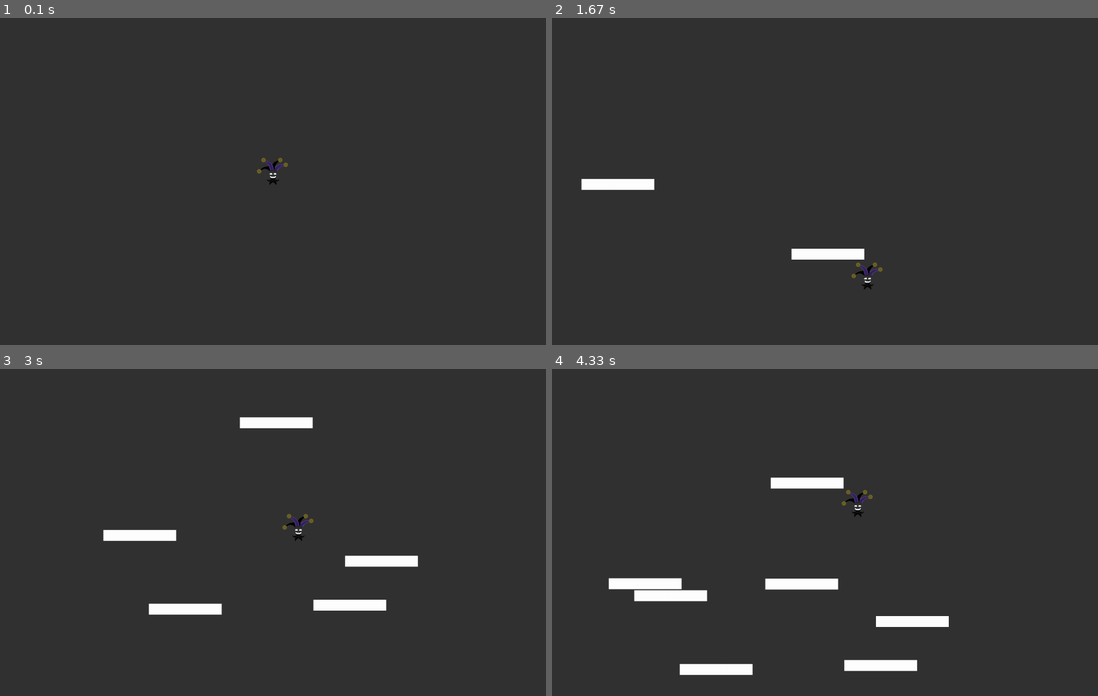
Above: before the commit, frames 1-4 (two rows, left to right).
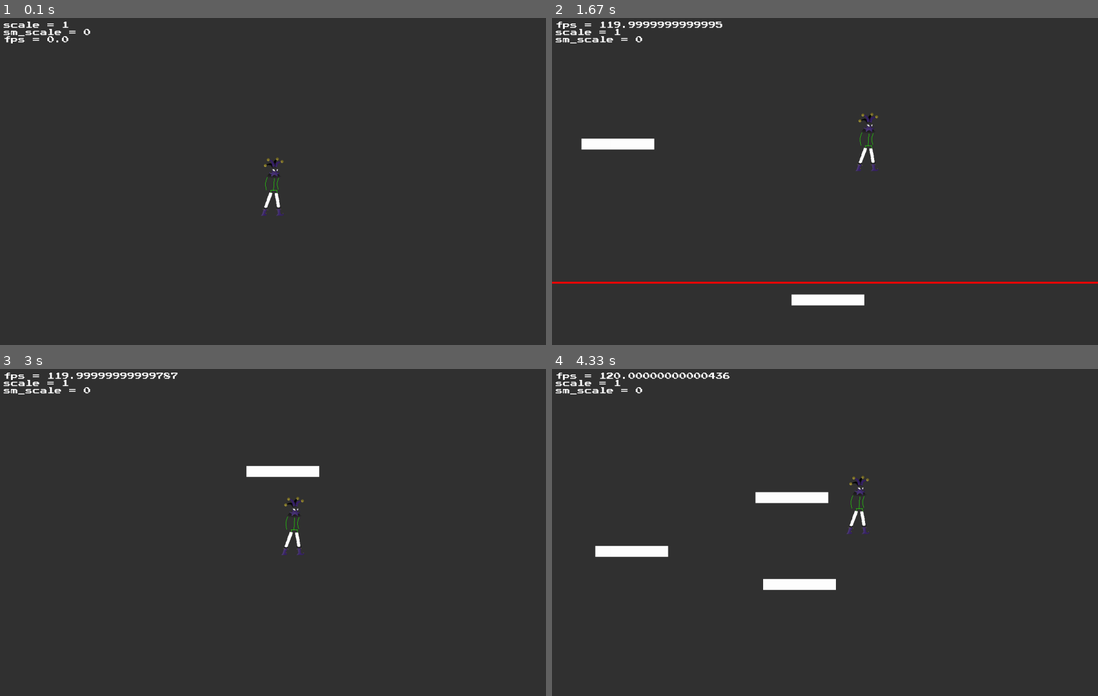
Above: after the commit, the same moments.

Repository: z4okolatka/PyGame-project
Game: pygame game, started from main.py
Two runs of this game, one before a commit and one after it. Both use one fixed random seed, a clock stepped at 60 frames per second and the inputs below.
Inputs (mouse positions are in pixels of both pictures, inside the frame that each line leads up to):
- Up to frame 1 (0.1 s): no input
- Up to frame 2 (1.67 s): hold D 0.33-0.8 s; move the mouse to (803, 194) at 0.37 s; click (693, 184) at 0.88 s; hold D 1.17-1.63 s; tap Space at 1.23, 1.53 s; click (879, 253) at 1.25 s
- Up to frame 3 (3 s): hold A 1.67-2.2 s; tap Space at 1.73, 2.03, 2.3, 2.6, 2.73 s; click (103, 607) at 1.75 s; hold A 2.23-2.63 s; click (338, 561) at 2.32 s; hold D from 2.67 s (still down); click (283, 421) at 2.75 s
- Up to frame 4 (4.33 s): tap Space at 3.03, 3.4, 3.7, 3.9, 4.2 s; release D at 3.3 s; hold A 3.33-3.8 s; click (628, 522) at 3.42 s; hold D 3.83-4.3 s; click (825, 571) at 3.92 s

The runs differ from the first frame. In frame 1, 0.6% of the frame differs, in the area x 0-53%, y 1-61%; in frame 2, 3.4%; in frame 3, 3.6%; in frame 4, 4.6%, in the area x 0-73%, y 1-94%.

Commit message:
rebuild collision algorithm

Diff:
--- a/main.py
+++ b/main.py
@@ -5,8 +5,8 @@
 from src.classes import render
 from src.classes import menu
 from src.classes import infoDisplay
-from src.classes import coordHelper
 from src.classes import roomBarrier
+from src.classes import objects
 from src.classes.utilites import *
 from pathlib import Path
 import src.setting as settings
@@ -26,7 +26,7 @@
         # objects and object gorups
         self.camera = screenCamera.ScreenCamera(self)
         self.player = player.Player(self)
-        self.barriers: dict[str: roomBarrier.Barrier] = {
+        self.boundaries: dict[str: roomBarrier.Barrier] = {
             'left': roomBarrier.Barrier(
                 (-self.camera.width, self.camera.centery), (5, self.camera.height * 3)),
             'right': roomBarrier.Barrier(
@@ -36,7 +36,7 @@
             'bottom': roomBarrier.Barrier(
                 (self.camera.width / 2, self.camera.centery * 4), (self.camera.width * 3, 5))
         }
-        self.collision_objects = [
+        [
             block.Block(
                 (-self.camera.width, self.camera.centery), (5, self.camera.height * 3)),
             block.Block(
@@ -64,11 +64,9 @@
                         self.paused = not self.paused
                 if event.type == pg.MOUSEWHEEL:
                     if event.y > 0:
-                        self.camera.scale = round(
-                            clamp(0.5, self.camera._scale + .1, 2), 1)
+                        self.camera.smooth_scale += .1
                     else:
-                        self.camera.scale = round(
-                            clamp(0.5, self.camera._scale - .1, 2), 1)
+                        self.camera.smooth_scale -= .1
                 if event.type == pg.WINDOWMOVED:
                     self.paused = True
 
@@ -84,6 +82,7 @@
             # game loop
             pg.display.flip()
             self.deltatime = self.clock.tick(self.FPS) / 1000
+            self.info.show('fps', self.clock.get_fps(), .01)
 
         pg.quit()
 
@@ -100,8 +99,7 @@
                 pos = (self.camera.x + event.pos[0] / self.camera.scale,
                        self.camera.y + event.pos[1] / self.camera.scale)
                 if event.button == 1:
-                    self.collision_objects.append(
-                        block.Block(pos, (200, 30)))
+                    block.Block(pos, (200, 30))
                 if event.button == 3:
                     self.player.center = pos
         self.player.update()
@@ -113,7 +111,7 @@
     def draw_game(self):
         self.camera.display.fill((50, 50, 50))
         self.render.draw_all()
-        self.render.draw(self.barriers.values())
+        self.render.draw(self.boundaries.values())
 
     def draw_menu(self):
         self.menu.draw(self.camera.display)
--- a/src/classes/block.py
+++ b/src/classes/block.py
@@ -1,10 +1,11 @@
 import pygame as pg
-from src.classes import coordHelper
+from src.classes.objects import collidableObject
 
 
-class Block(pg.sprite.Sprite, coordHelper.FloatCords):
+class Block(pg.sprite.Sprite, collidableObject):
     def __init__(self, centerpos, size):
         super().__init__()
+        collidableObject.__init__(self)
 
         self.image = pg.Surface(size)
         self.image.fill('white')
--- /dev/null
+++ b/src/classes/objects.py
@@ -0,0 +1,24 @@
+import pygame as pg
+from src.classes.coordHelper import FloatCords
+
+
+class collidableObject(FloatCords):
+    __refs__ = []
+
+    @classmethod
+    def get_refs(cls):
+        return cls.__refs__
+
+    @classmethod
+    def check_all_collisions(cls, sprite):
+        return list(object_ for object_ in cls.__refs__ if object_.colliding(sprite))
+
+    def colliding(self, sprite):
+        return self.rect.colliderect(sprite)
+
+    def __init__(self):
+        super().__init__()
+        collidableObject.__refs__.append(self)
+
+    def destroy(self):
+        self.__class__.__refs__.remove(self)
--- a/src/classes/player.py
+++ b/src/classes/player.py
@@ -2,18 +2,21 @@
 import src.setting as settings
 from src.classes import coordHelper
 from src.classes import animation
+from src.classes.objects import collidableObject
 from pathlib import Path
 import main
 
 
-class Player(pg.sprite.Sprite, coordHelper.FloatCords, animation.Animation):
+class Player(pg.sprite.Sprite, coordHelper.FloatCords):
     def __init__(self, game, cords=None):
         super().__init__()
         self.game: main.Game = game
 
         # image and rect
-        animation.Animation.__init__(self, Path.cwd() / 'src/sprites/player.gif')
+        # animation.Animation.__init__(self, Path.cwd() / 'src/sprites/player.gif')
         self.image: pg.Surface
+        self.image = pg.image.load(Path.cwd() / 'src/sprites/player.png')
+        self._facing = 'right'
         self.rect = self.image.get_rect()
 
         # float coordinates
@@ -26,6 +29,7 @@
                 display.get_height() // 2 - self.rect.height // 2
             ))
 
+        # speed and position
         self.x = self.rect.x
         self.y = self.rect.y
         self.vx = 0
@@ -44,6 +48,7 @@
 
         # attributes
         self._lastKeyboard = pg.key.get_pressed()
+        self.max_zoom_out = .5
 
     def keydown(self, key, pressed):
         """Returns true if key was just pressed"""
@@ -57,6 +62,7 @@
         self.normalize_horizontal_speed()
         self.move_x()
         self.horizontal_collision()
+        self.rotate_image()
 
         self.vertical_movement(kb)
         self.normalize_vertical_speed()
@@ -64,9 +70,6 @@
         self.vertical_collision()
 
         self._lastKeyboard = kb
-
-        # animation of sprite
-        self.animationTime += self.game.deltatime * 1000
 
     def horizontal_movement(self, keyboard):
         if self.keydown(pg.K_d, keyboard) or self.keydown(pg.K_a, keyboard):
@@ -92,28 +95,31 @@
         self.x += self.vx * self.game.deltatime
         self.rect.x = round(self.x)
 
+    def rotate_image(self):
+        if self.vx > 0:
+            self.facing = 'right'
+        elif self.vx < 0:
+            self.facing = 'left'
+
     def horizontal_collision(self):
-        for sprite in self.game.collision_objects:
-            if sprite.rect.colliderect(self.rect):
-                # climbing on small ledges
-                if self.rect.bottom - sprite.rect.top <= 20 and abs(self.vy) <= 300:
-                    self.bottom = sprite.rect.top
-                    break
-
+        for sprite in collidableObject.check_all_collisions(self):
+            # climbing on small ledges
+            if self.rect.bottom - sprite.rect.top <= 20 and abs(self.vy) <= 300:
+                self.bottom = sprite.rect.top
+            else:
                 if self.rect.centerx <= sprite.rect.centerx and self.vx > 0:
                     self.right = sprite.rect.left
                     self.vx = 0
                 elif self.rect.centerx > sprite.rect.centerx and self.vx < 0:
                     self.left = sprite.rect.right
                     self.vx = 0
-                break
 
         self.rect.x = round(self.x)
 
     def vertical_movement(self, keyboard):
         if self.keydown(pg.K_SPACE, keyboard) and self.jump_num:
             self.vy = -self.jump_initial_speed
-            self.jump_num -= 1
+            # self.jump_num -= 1
         self.vy += self.gravity * self.game.deltatime
 
     def normalize_vertical_speed(self):
@@ -127,15 +133,25 @@
         self.rect.y = round(self.y)
 
     def vertical_collision(self):
-        for sprite in self.game.collision_objects:
-            if sprite.rect.colliderect(self.rect):
-                if self.rect.centery < sprite.rect.centery and self.vy > 0:
-                    self.vy = 0
-                    self.bottom = sprite.rect.top
-                    self.jump_num = self.max_jump_num
-                elif self.rect.centery > sprite.rect.centery and self.vy < 0:
-                    self.vy = 0
-                    self.top = sprite.rect.bottom
-                break
+        for sprite in collidableObject.check_all_collisions(self):
+            if self.rect.centery < sprite.rect.centery and self.vy > 0:
+                self.vy = 0
+                self.bottom = sprite.rect.top
+                self.jump_num = self.max_jump_num
+            elif self.rect.centery > sprite.rect.centery and self.vy < 0:
+                self.vy = 0
+                self.top = sprite.rect.bottom
 
         self.rect.y = round(self.y)
+
+    @property
+    def facing(self):
+        return self._facing
+
+    @facing.setter
+    def facing(self, direction):
+        if self._facing == direction:
+            return
+
+        self._facing = direction
+        self.image = pg.transform.flip(self.image, True, False)
--- a/src/classes/render.py
+++ b/src/classes/render.py
@@ -1,5 +1,6 @@
 import pygame as pg
 from collections.abc import Iterable
+from src.classes.objects import collidableObject
 from src.classes.utilites import *
 import main
 
@@ -11,7 +12,7 @@
 
     def draw_all(self):
         self.draw(self.game.player)
-        self.draw(self.game.collision_objects)
+        self.draw(collidableObject.get_refs())
 
     def _draw_one_sprite(self, sprite):
         w, h = sprite.rect.size
@@ -21,13 +22,13 @@
         x, y = self.handle_offset(x, y)
         x, y = self.handle_scale(x, y)
 
-
         self.display.blit(scale_by(sprite.image, self.game.camera.scale),
                           (round(x), round(y), w, h))
 
     def draw(self, object_):
+        # check if object is sprite or sequence of sprites
         if not isinstance(object_, Iterable):
-            object_ = [object_]
+            object_ = (object_,)
 
         for sprite in object_:
             self._draw_one_sprite(sprite)
@@ -37,11 +38,6 @@
         y -= self.game.camera.y
         return x, y
 
-    def handle_size(self, x, y):
-        x += self.game.camera.half_dw * 2
-        y += self.game.camera.half_dh * 2
-        return x, y
-
     def handle_scale(self, x, y):
         x *= self.game.camera.scale
         y *= self.game.camera.scale
--- a/src/classes/screenCamera.py
+++ b/src/classes/screenCamera.py
@@ -18,7 +18,8 @@
         else:
             self.display = pg.display.set_mode(
                 (settings.WINDOW_WIDTH, settings.WINDOW_HEIGHT))
-        self.rect = self.display.get_rect()
+        self.image = pg.Surface(self.display.get_size(), pg.SRCALPHA)
+        self.rect = self.image.get_rect()
         self.base_width = self.rect.width
         self.base_height = self.rect.height
 
@@ -26,8 +27,14 @@
         self.half_dw = 0
         self.half_dh = 0
         self._scale = 1
+        self.smooth_scale = 0
         self.x = 0
         self.y = 0
+
+        pg.draw.line(self.image, 'blue', (self.width / 2, 0),
+                     (self.width / 2, self.height), 2)
+        pg.draw.line(self.display, 'blue', (0, self.height / 2),
+                     (self.width, self.height / 2), 2)
 
     @property
     def scale(self):
@@ -49,10 +56,23 @@
         self.rect.y = round(self.y)
 
     def follow_player(self):
+        self.smooth_zoom()
         self.move_x()
         self.horizontal_collision()
         self.move_y()
         self.vertical_collision()
+
+    def smooth_zoom(self):
+        self.game.info.show('scale', self.scale)
+        self.game.info.show('sm_scale', self.smooth_scale)
+        if not self.smooth_scale:
+            return
+        sign = self.smooth_scale / abs(self.smooth_scale)
+        self.scale += sign * .01
+        self._scale = round(
+            clamp(self.game.player.max_zoom_out, self._scale, 2), 2)
+        self.smooth_scale -= sign * .01
+        self.smooth_scale = round(self.smooth_scale, 2)
 
     def move_x(self):
         pcx = self.game.player.centerx
@@ -64,11 +84,13 @@
         self.rect.x = round(self.x)
 
     def horizontal_collision(self):
-        barriers = self.game.barriers
-        if self.left - 1 <= barriers['left'].right:
-            self.left = barriers['left'].right
-        if self.right + 1 >= barriers['right'].left:
-            self.right = barriers['right'].left
+        # prevent camera move outside left and right boundaries
+        boundaries = self.game.boundaries
+        overlap = self.width / 3
+        if self.left - 1 + overlap <= boundaries['left'].right:
+            self.left = boundaries['left'].right - overlap
+        if self.right + 1 - overlap >= boundaries['right'].left:
+            self.right = boundaries['right'].left + overlap
         self.rect.x = round(self.x)
 
     def move_y(self):
@@ -79,9 +101,11 @@
         self.rect.y = round(self.y)
 
     def vertical_collision(self):
-        barriers = self.game.barriers
-        if self.top - 1 <= barriers['top'].bottom:
-            self.top = barriers['top'].bottom
-        if self.bottom + 1 >= barriers['bottom'].top:
-            self.bottom = barriers['bottom'].top
+        # prevent camera move outside top and bottom boundaries
+        boundaries = self.game.boundaries
+        overlap = self.height / 3
+        if self.top - 1 + overlap <= boundaries['top'].bottom:
+            self.top = boundaries['top'].bottom - overlap
+        if self.bottom + 1 - overlap >= boundaries['bottom'].top:
+            self.bottom = boundaries['bottom'].top + overlap
         self.rect.y = round(self.y)
Binary file changed: src/sprites/player.gif
Binary file changed: src/sprites/player.png
Binary file added: src/sprites/player1.png
Binary file added: src/sprites/player2.png
Binary file added: src/sprites/player3.png
Binary file added: src/sprites/player4.png
Binary file added: src/sprites/player5.png
Binary file added: src/sprites/player6.png
Binary file added: src/sprites/player7.png
Not shown, changed: src/sprites/player_animdemo5.aseprite
